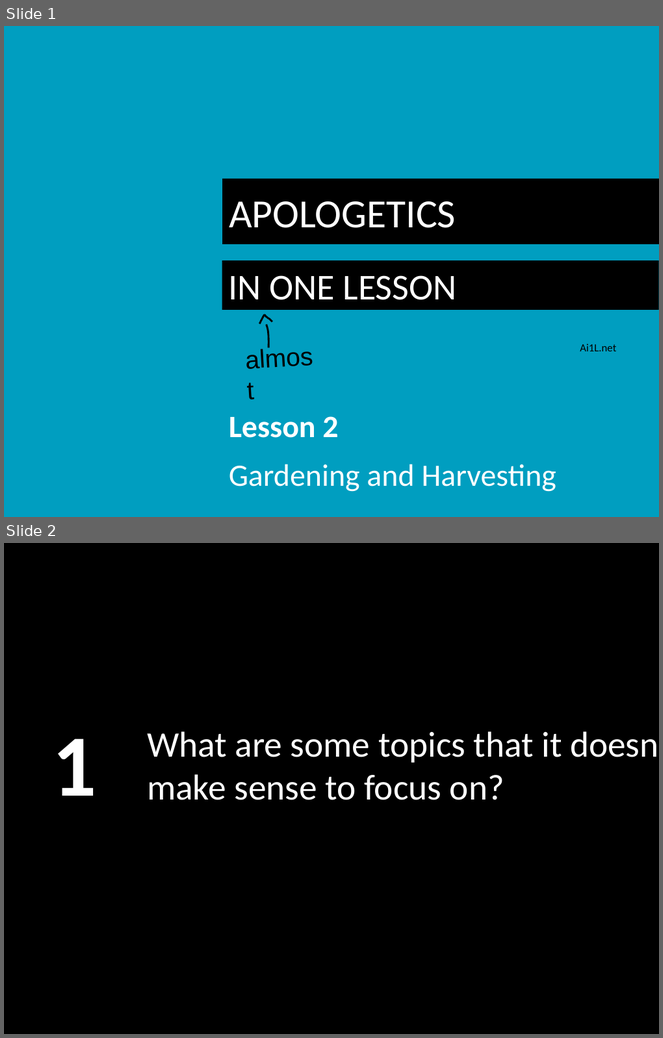
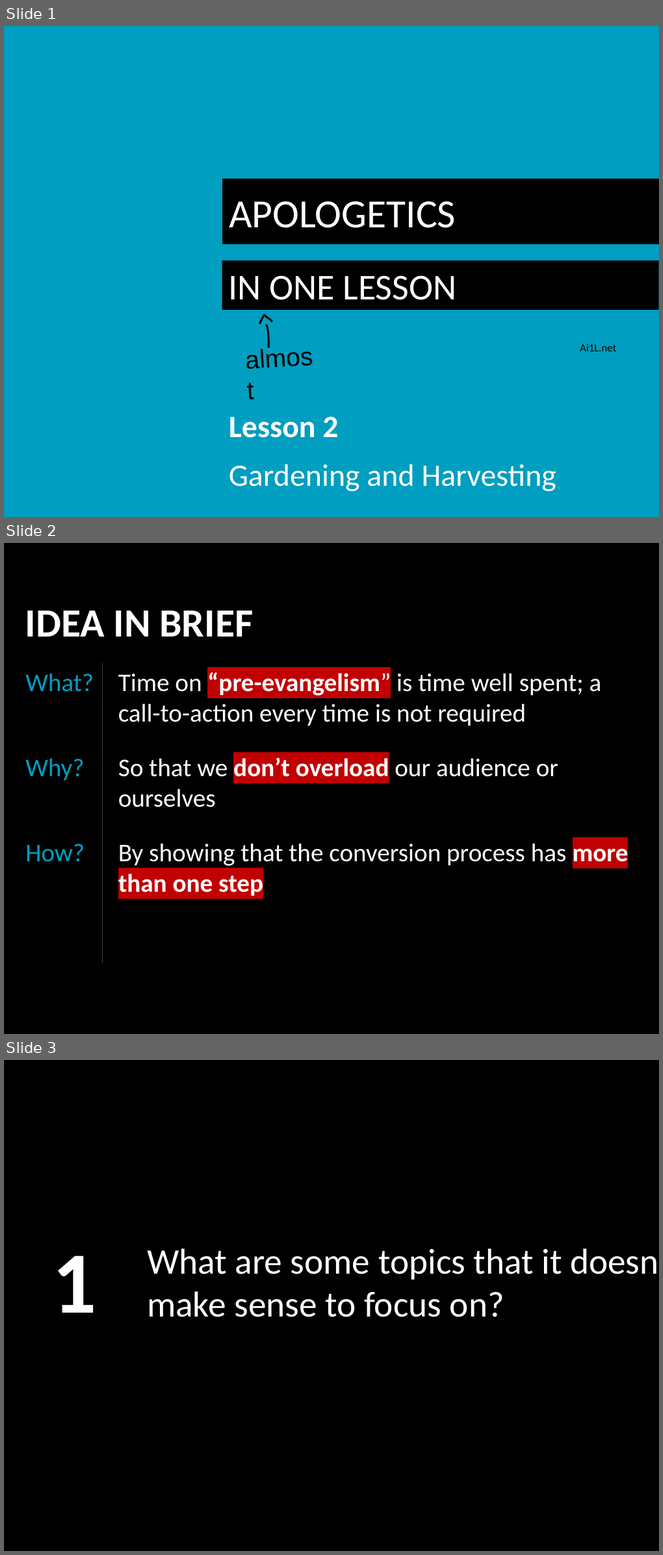
Before and after one commit to LukeMurphey/Ai1L, a slide deck: companion-website/public/files/2. Gardening and Harvesting.pptx. Shown one above the other, each under a label of ours: slides 1 and 2 before the commit, slides 1, 2 and 3 after it. The pictures are 663x1038 and 663x1555 pixels, drawn with LibreOffice and Linux fonts; fonts in the diff are those of the drawing. Boxes give left, top, right and bottom in pixels: in the first picture for what was removed or moved away, otherwise in the second. Text is boxed around its words. In the diff, an @@ line names an element or a change of style, - is before the commit and + after.

```diff
--- a/companion-website/public/files/2. Gardening and Harvesting.pptx
+++ b/companion-website/public/files/2. Gardening and Harvesting.pptx
@@ slide 2 added at [4, 543, 659, 1034], background #000000 @@
@@ text added at [25, 611, 253, 637], 44 pt, text #FFFFFF, bold @@
+IDEA IN BRIEF
@@ text added at [25, 673, 94, 692], 28 pt, text #009EC0 @@
+What?
@@ line added from (102, 663) to (102, 964), #404040 0.75 pt @@
@@ text added at [118, 672, 602, 726], 28 pt, text #FFFFFF @@
+Time on “pre-evangelism” is time well spent; a call-to-action every time is not required
@@ text added at [118, 755, 558, 808], 28 pt, text #FFFFFF @@
+So that we don’t overload our audience or ourselves
@@ text added at [25, 758, 85, 781], 28 pt, text #009EC0 @@
+Why?
@@ text added at [25, 844, 85, 862], 28 pt, text #009EC0 @@
+How?
@@ text added at [118, 840, 629, 896], 28 pt, text #FFFFFF @@
+By showing that the conversion process has more than one step
@@ what was slide 2 is now slide 3 @@
```
Also in this commit, not shown: 2 other files.
